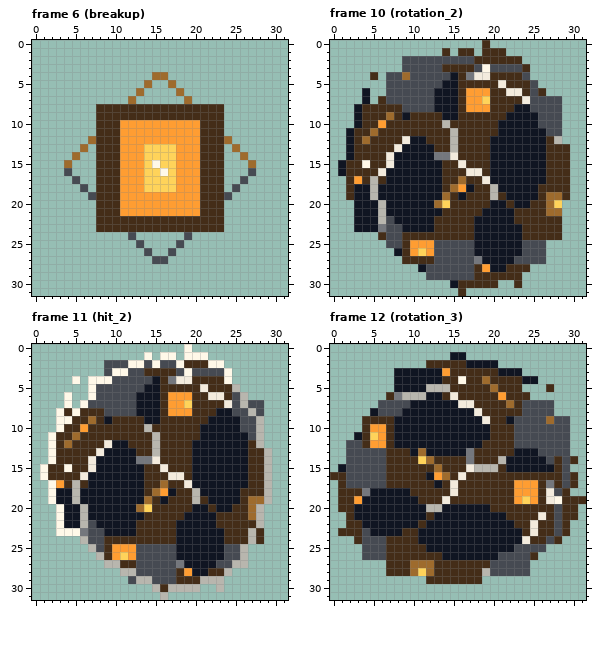
One commit to this pixel-art file: assets/sources/enemies/big_asteroid.ase. The picture above was drawn from the file before the commit.
32x32 pixels, 18 frames. Shown: frame 6 (breakup), frame 10 (rotation_2), frame 11 (hit_2), frame 12 (rotation_3). The commit also changed other frames, which this record leaves out.
And afterwards:
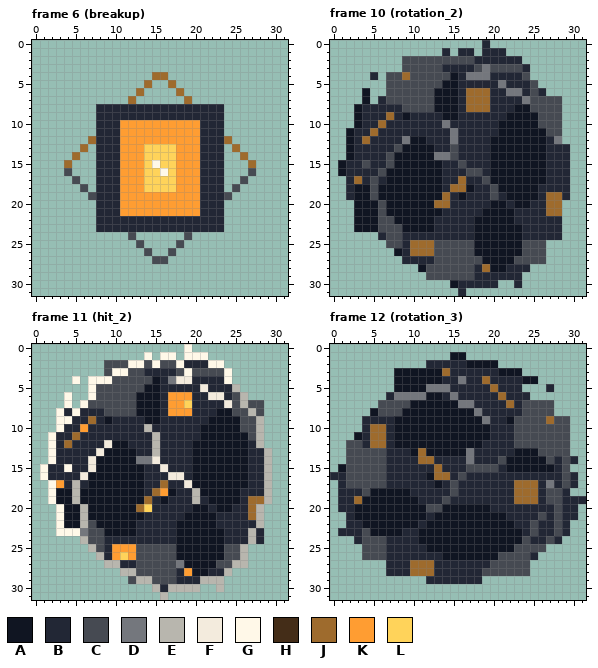
Palette (. is transparent): A #101522  B #222735  C #464a52  D #74777d  E #b8b6ae  F #f3ebdd  G #fff8e8  H #442d18  J #9e6b2d  K #ff9d32  L #ffd35a
Message: feat(art): preserve dark space sprites and test libraries
From old to new:
layer "Finished Variants/Original Preferred - E" now hidden
layer "Finished Variants/Original Preferred - D" now shown
Frame 6 (breakup), layer "Finished Variants/Original Preferred - D":
y 8..9: x 8..23 HHHHHHHHHHHHHHHH -> BBBBBBBBBBBBBBBB
y 10..21: x 8..10 HHH -> BBB; x 21..23 HHH -> BBB
y 22..23: x 8..23 HHHHHHHHHHHHHHHH -> BBBBBBBBBBBBBBBB
Frame 10 (rotation_2), layer "Finished Variants/Original Preferred - D":
y 0: x 19 H -> B
y 1: x 14 H -> B; x 16..17 HH -> BB; x 19..21 HHH -> BBB
y 2: x 18..23 HHHHHH -> BBBBBB
y 3: x 14..17 HHHH -> BBBB; x 19 G -> D; x 24 H -> B
y 4: x 5 H -> B; x 16 H -> B; x 18..23 FFHHHH -> DDBBBB
y 5: x 16..24 HHHHHFHHH -> BBBBBDBBB
y 6: x 16..24 HKKKHHFFH -> BJJJBBDDB; x 26 H -> B
y 7: x 6 H -> B; x 16..24 HKKLHHHHF -> BJJJBBBBD
y 8: x 4..8 HHHHH -> BBBBB; x 16..22 HKKKHHH -> BJJJBBB
y 9: x 4..6 HHH -> BBB; x 8 H -> B; x 10..13 HHHH -> BBBB; x 16..21 HHHHHH -> BBBBBB
y 10: x 4..20 HHKHHHHHHHEHHHHHH -> BBJBBBBBBBDBBBBBB
y 11: x 3..4 HH -> BB; x 6..20 HHHHHHHHHEHHHHH -> BBBBBBBBBDBBBBB
y 12: x 3 H -> B; x 5..9 HHHHF -> BBBBD; x 12..19 HHHEHHHH -> BBBDBBBB; x 27..28 HE -> BD
y 13: x 3..8 HHHHHF -> BBBBBC; x 13..19 HHEHHHH -> BBCBBBB; x 27..29 HHH -> BBB
y 14: x 3..7 HHHHF -> BBBBC; x 15..19 FHHHH -> CBBBB; x 27..29 HHH -> BBB
y 15: x 2..7 HHGHHF -> BBCBBC; x 14..19 HHFHHH -> BBCBBB; x 27..29 HHH -> BBB
y 16: x 2..6 HHHHF -> BBBBC; x 14..19 HHHFFH -> BBBCCB; x 27..29 HHH -> BBB
y 17: x 2..6 HKHEH -> BJBCB; x 14..15 HH -> BB; x 17..19 HHF -> BBC; x 27..29 HHH -> BBB
y 18: x 2 H -> B; x 5 E -> C; x 14 H -> B; x 16 K -> J; x 18..20 HHE -> BBC; x 26..29 HHHH -> BBBB
y 19: x 2 H -> B; x 5 E -> C; x 15 H -> B; x 17..21 HHHEH -> BBBCB; x 26 H -> B; x 29 H -> B
y 20: x 6 E -> C; x 14..19 LHHHHH -> JBBBBB; x 22 H -> B; x 25..26 HH -> BB; x 28 L -> J
y 21: x 6 E -> C; x 14..18 HHHHH -> BBBBB; x 23..26 HHHH -> BBBB
y 22: x 6 E -> C; x 13..17 HHHHH -> BBBBB; x 23..28 HHHHHH -> BBBBBB
y 23: x 6 D -> C; x 13..17 HHHHH -> BBBBB; x 24..28 HHHHH -> BBBBB
y 24: x 6 H -> B; x 9..17 HHHHHHHHH -> BBBBBBBBB; x 24..28 HHHHH -> BBBBB
y 25: x 9..12 HKKK -> BJJJ
y 26: x 9..12 HKLK -> BJJJ
y 27: x 9..12 HHHH -> BBBB; x 18 D -> C
y 28: x 18..19 HK -> BJ; x 22..24 HHH -> BBB
y 29: x 18..23 HHHHHH -> BBBBBB
y 30: x 16..20 HHHHH -> BBBBB; x 23 H -> B
y 31: x 16 H -> B
Frame 11 (hit_2), layer "Finished Variants/Original Preferred - D":
y 2: x 19..21 HHH -> BBB
y 3: x 14..17 HHHH -> BBBB
y 4: x 16 H -> B; x 20..23 HHHH -> BBBB
y 5: x 16..20 HHHHH -> BBBBB; x 22..24 HHH -> BBB
y 6: x 16 H -> B; x 20..21 HH -> BB; x 24 H -> B
y 7: x 16 H -> B; x 20..23 HHHH -> BBBB
y 8: x 4 H -> B; x 6..8 HHH -> BBB; x 16 H -> B; x 20..22 HHH -> BBB
y 9: x 5..6 HH -> BB; x 8 H -> B; x 10..13 HHHH -> BBBB; x 16..21 HHHHHH -> BBBBBB
y 10: x 4..5 HH -> BB; x 7..13 HHHHHHH -> BBBBBBB; x 15..20 HHHHHH -> BBBBBB
y 11: x 3..4 HH -> BB; x 6..14 HHHHHHHHH -> BBBBBBBBB; x 16..20 HHHHH -> BBBBB
y 12: x 3 H -> B; x 5..8 HHHH -> BBBB; x 12..14 HHH -> BBB; x 16..19 HHHH -> BBBB; x 27 H -> B
y 13: x 3..7 HHHHH -> BBBBB; x 13..14 HH -> BB; x 16..19 HHHH -> BBBB; x 27..28 HH -> BB
y 14: x 3..6 HHHH -> BBBB; x 16..19 HHHH -> BBBB; x 27..28 HH -> BB
y 15: x 2..3 HH -> BB; x 5..6 HH -> BB; x 14..15 HH -> BB; x 17..19 HHH -> BBB; x 27..28 HH -> BB
y 16: x 2..5 HHHH -> BBBB; x 14..16 HHH -> BBB; x 19 H -> B; x 27..28 HH -> BB
y 17: x 4 H -> B; x 6 H -> B; x 14..15 HH -> BB; x 17..18 HH -> BB; x 27..28 HH -> BB
y 18: x 14 H -> B; x 18..19 HH -> BB; x 26..28 HHH -> BBB
y 19: x 15 H -> B; x 17..19 HHH -> BBB; x 21 H -> B; x 26 H -> B
y 20: x 15..19 HHHHH -> BBBBB; x 22 H -> B; x 25..26 HH -> BB
y 21: x 14..18 HHHHH -> BBBBB; x 23..26 HHHH -> BBBB
y 22: x 13..17 HHHHH -> BBBBB; x 23..27 HHHHH -> BBBBB
y 23: x 13..17 HHHHH -> BBBBB; x 24..26 HHH -> BBB; x 28 H -> B
y 24: x 9..17 HHHHHHHHH -> BBBBBBBBB; x 24..26 HHH -> BBB; x 28 H -> B
y 25..26: x 9 H -> B
y 27: x 11..12 HH -> BB
y 28: x 18 H -> B; x 22..23 HH -> BB
y 29: x 18..20 HHH -> BBB
y 30: x 16 H -> B
Frame 12 (rotation_3), layer "Finished Variants/Original Preferred - D":
y 2: x 12..16 HHHHH -> BBBBB
y 3: x 14..20 KHHHHHH -> JBBBBBB
y 4: x 14..18 HHGHH -> BBDBB; x 20..23 HHHH -> BBBB
y 5: x 12..19 EEEHHHHH -> DDDBBBBB; x 21..23 HHH -> BBB; x 27 H -> B
y 6: x 7 H -> B; x 9..11 EEE -> DDD; x 14..24 HFHHHHHKHHH -> BDBBBBBJBBB
y 7: x 16..21 FFHHHH -> DDBBBB; x 23 H -> B
y 8: x 18..23 FHHHHH -> DBBBBB
y 9: x 4..7 HHHH -> BBBB; x 19..21 FHH -> DBB
y 10: x 4..7 HKKH -> BJJB; x 20..22 HHH -> BBB
y 11: x 4..7 HLKH -> BJJB; x 20..22 HHH -> BBB
y 12: x 4..7 HKKH -> BJJB; x 19..22 HHHH -> BBBB
y 13: x 7..9 HHH -> BBB; x 18..22 HHHHH -> BBBBB
y 14: x 7..11 HHHHL -> BBBBJ; x 13..16 HHHH -> BBBB; x 18..21 HHHE -> BBBC; x 28 H -> B; x 30 H -> B
y 15: x 7..12 HHHHHH -> BBBBBB; x 14..21 HHHFEEEH -> BBBCCCCB; x 28 H -> B
y 16: x 0..1 HH -> BB; x 7..11 HHHHH -> BBBBB; x 13 K -> J; x 15..28 HFHHHHHHHHHHHH -> BCBBBBBBBBBBBB; x 30 H -> B
y 17: x 1 H -> B; x 7..12 HHHHHH -> BBBBBB; x 14..26 HFHHHHHHHKKKH -> BCBBBBBBBJJJB; x 28 H -> B; x 30 H -> B
y 18: x 1..4 HHHD -> BBBC; x 10..27 HHHHHFHHHHHHHKKKHF -> BBBBBCBBBBBBBJJJBC; x 29 H -> B
y 19: x 1..3 HHK -> BBJ; x 11..31 HHHFHHHHHHHHKLKHFGHHH -> BBBCBBBBBBBBJJJBCCBBB
y 20: x 1..2 HH -> BB; x 12..13 EE -> CC; x 20..27 HHHHHHHH -> BBBBBBBB; x 29..30 HH -> BB
y 21: x 2 H -> B; x 12 H -> B; x 22..27 HHHHFH -> BBBBCB; x 29..30 HH -> BB
y 22: x 2..3 HH -> BB; x 11 H -> B; x 23..27 HHFHH -> BBCBB; x 29 H -> B
y 23: x 1..3 HHH -> BBB; x 9..10 HH -> BB; x 24..27 HFHH -> BCBB; x 29 H -> B
y 24: x 3 H -> B; x 7..10 HHHH -> BBBB; x 24..26 FHH -> CBB; x 28 H -> B
y 25: x 7..11 HHHHH -> BBBBB
y 26: x 7..13 HHHHHHH -> BBBBBBB; x 25 H -> B
y 27: x 7..9 HHH -> BBB; x 13..19 HHHHHHH -> BBBBBBB
y 28: x 7..9 HHH -> BBB; x 11 L -> J; x 13..19 HHHHHHE -> BBBBBBC
y 29: x 12..18 HHHHHHH -> BBBBBBB
